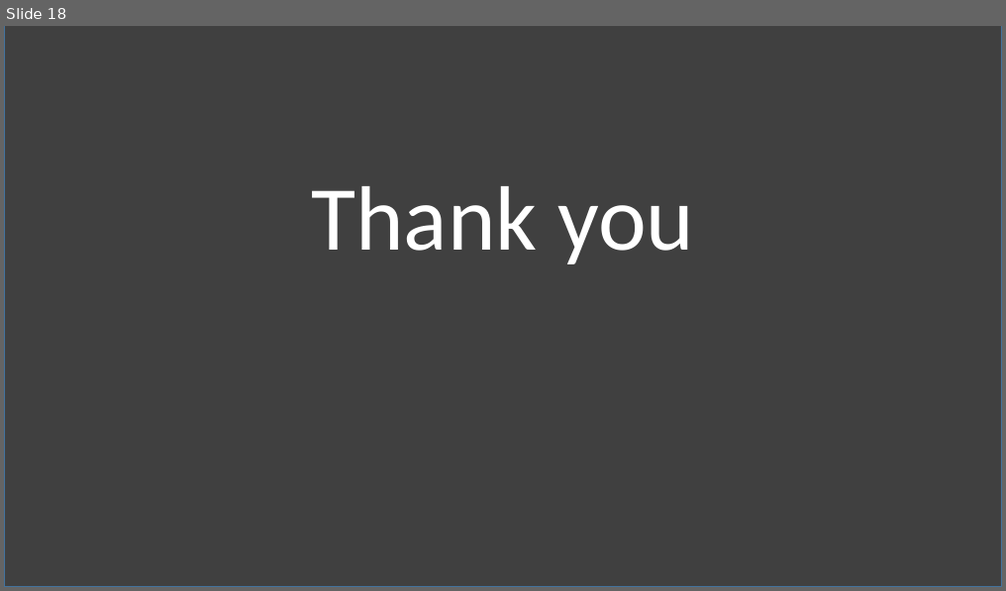
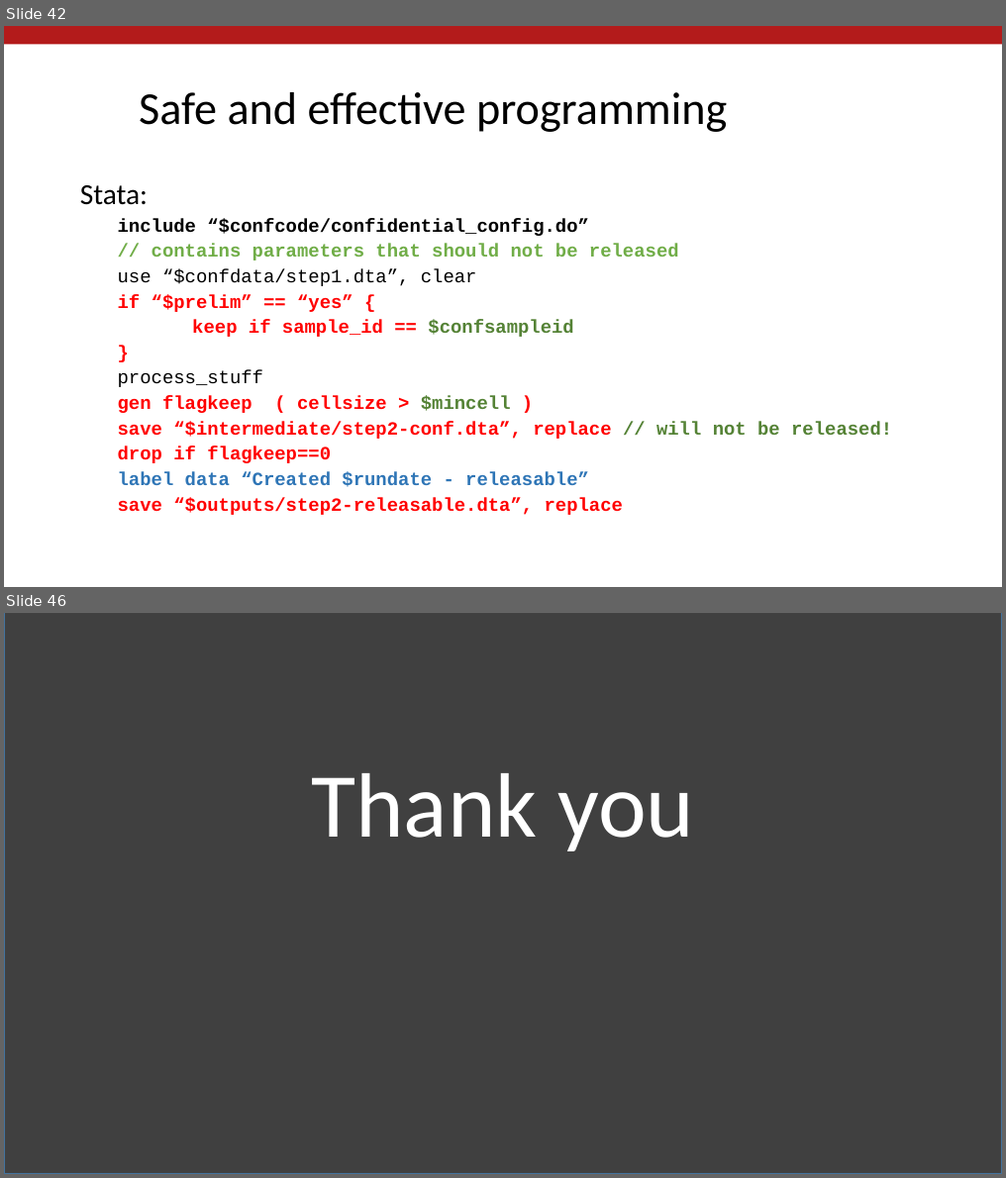
Before and after one commit to labordynamicsinstitute/day-of-data-2021, a slide deck: Vilhuber-Wasser-Day-of-Data-2021.pptx. Shown one above the other, each under a label of ours: slide 18 before the commit, slides 42 and 46 after it; the slides between them are not shown. The pictures are 1006x591 and 1006x1178 pixels, drawn with LibreOffice and Linux fonts; fonts in the diff are those of the drawing; background and template pictures are left out. Boxes give left, top, right and bottom in pixels: in the first picture for what was removed or moved away, otherwise in the second. Text is boxed around its words. In the diff, an @@ line names an element or a change of style, - is before the commit and + after.

```diff
--- a/Vilhuber-Wasser-Day-of-Data-2021.pptx
+++ b/Vilhuber-Wasser-Day-of-Data-2021.pptx
@@ slide 42 added at (x1=4, y1=26, x2=1002, y2=587), background #FFFFFF @@
@@ rectangle added at (x1=4, y1=26, x2=1002, y2=44), fill #B31B1B @@
@@ title added at (x1=139, y1=92, x2=727, y2=132), 44 pt, text #000000 @@
+Safe and effective programming
@@ text added at (x1=80, y1=185, x2=892, y2=515), 18 pt, text #FF0000, bold @@
+Stata:
+  include “$confcode/confidential_config.do”
+  // contains parameters that should not be released
+  use “$confdata/step1.dta”, clear
+  if “$prelim” == “yes” {
+  keep if sample_id == $confsampleid
+  }
+  process_stuff
+  gen flagkeep ( cellsize > $mincell )
+  save “$intermediate/step2-conf.dta”, replace // will not be released!
+  drop if flagkeep==0
+  label data “Created $rundate - releasable”
+  save “$outputs/step2-releasable.dta”, replace
@@ what was slide 18 is now slide 46 @@
```
Also in this commit, not shown: 3 slides changed, 27 other slides added, 2 other files.
